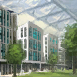
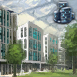
Comparing the layer stacks of the two w=77, h=77 images. Changes:
added layer "housing" above "district_hab_housing.dds" over (51, 0, 76, 25)
